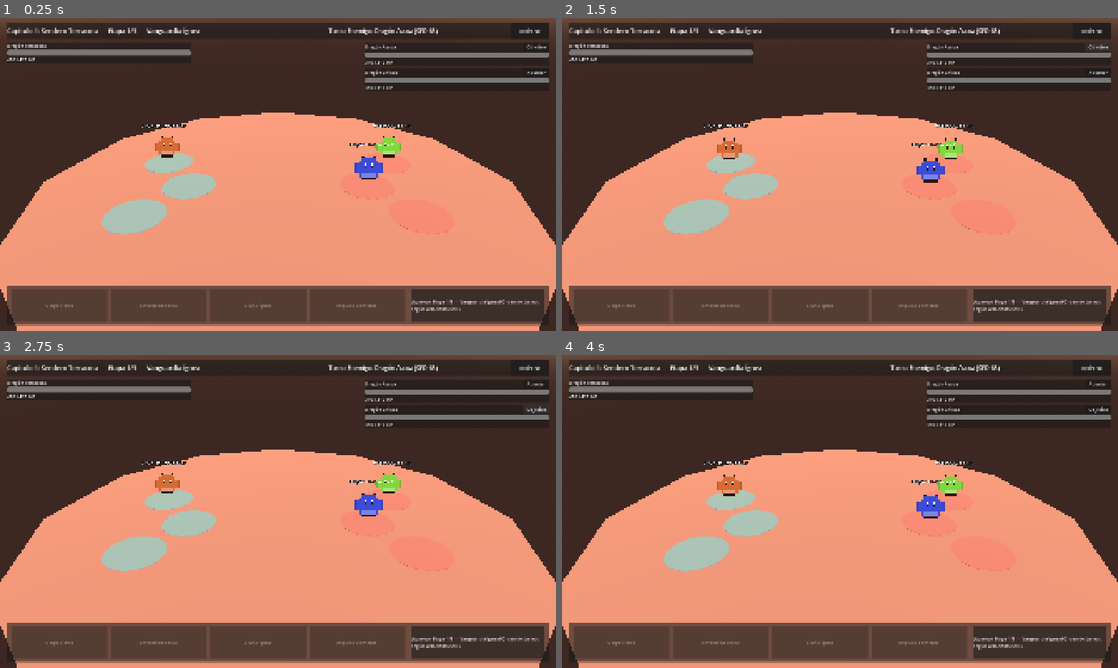
Above: before the commit, frames 1-4 (two rows, left to right).
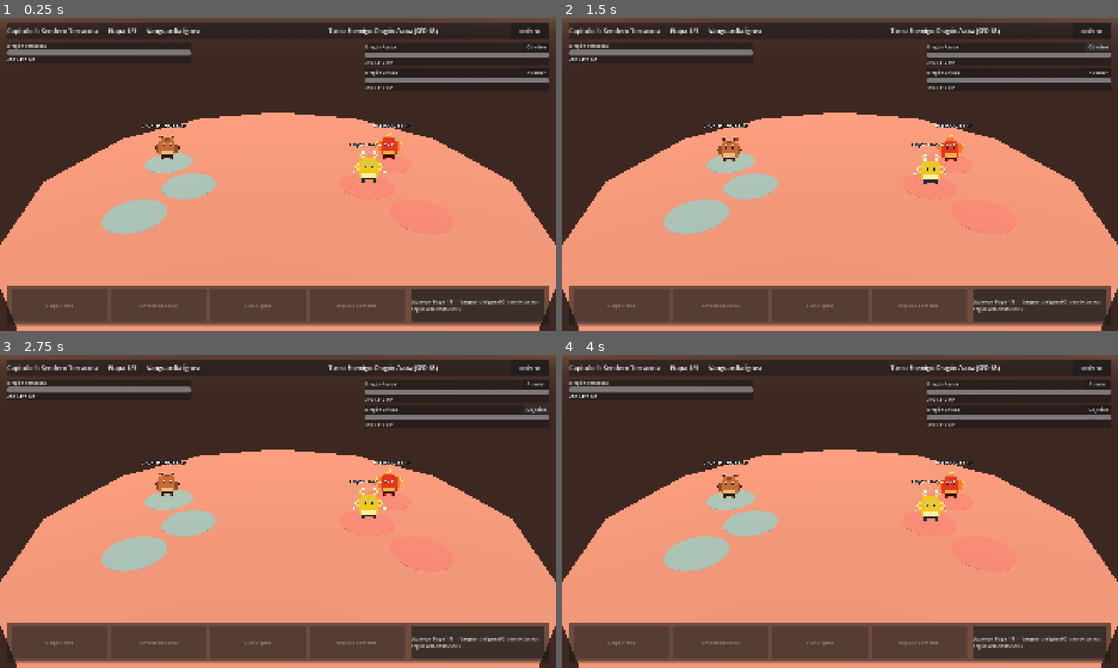
Above: after the commit, the same moments.

Repository: recab535/VJdeRecab
Game: Godot game, scene res://scenes/combat/combat_arena.tscn
Two runs of this game, one before a commit and one after it. Both use one fixed random seed, a clock stepped at 60 frames per second and the inputs below. This scene is started directly instead of the project's main scene.
Inputs (mouse positions are in pixels of both pictures, inside the frame that each line leads up to):
- Up to frame 1 (0.25 s): no input
- Up to frame 2 (1.5 s): click "Retirarse" at 0.5 s; click "Objetivo" at 1.25 s
- Up to frame 3 (2.75 s): click "Apuntar" at 2 s
- Up to frame 4 (4 s): tap Enter at 2.75 s; move the mouse to (812, 574) at 2.77 s; hold Right 2.78-3.5 s; tap Q at 2.85 s; click (812, 574) at 2.92 s; drag from (1006, 558) to (812, 574) at 3.52 s

The runs differ from the first frame. In frame 1, 0.6% of the frame differs, in the area x 27-73%, y 36-53%; in frame 2, 0.6%; in frame 3, 0.6%; in frame 4, 0.6%.

Commit message:
Auto-noche: Tarea 7 - Generador visual procedural para los 8 elementos puros

Diff:
--- a/ESTADO_AGENTES.json
+++ b/ESTADO_AGENTES.json
@@ -13,6 +13,6 @@
     "G1": "Tarea 2: Documentadas en docs/game_design_base.md (Sección 9) las 3 etapas del Capítulo 1 PvE (Sendero Terracota) y recompensas de Oro/Comida/Gemas.",
     "G2": "Tarea 2: Documentada en docs/contrato_datos_godot.md (Sección 5) la matriz 9x9 de multiplicadores_elementales (2.0 crítico, 0.5 resistente, 1.0 neutro).",
     "A1": "Tarea 6: Añadido PanelAlimentar y BtnAlimentar en scenes/main.tscn, interacción 3D de hábitat en habitat_base.tscn/gd, UI de alimentación en hud_basic.gd y conexión en main.gd.",
-    "A2": "Tarea 6: Implementado feed_dragon(dragon_uid), escalado de oro/minuto y estadísticas por nivel/etapa en game_core.gd y actualización visual por nivel en dragon_2d.gd."
+    "A2": "Tarea 7: Ampliado _create_placeholder_pixel_art(id) en scripts/dragons/dragon_2d.gd con paletas y detalles pixel art únicos (cuernos, llamas, aletas, hojas, rayos, cristales, placas metálicas y aura oscura) para los 8 elementos puros (IDs 1..8)."
   }
 }
--- a/scripts/dragons/dragon_2d.gd
+++ b/scripts/dragons/dragon_2d.gd
@@ -62,37 +62,264 @@
 	var img: Image = Image.create(16, 16, false, Image.FORMAT_RGBA8)
 	img.fill(Color(0, 0, 0, 0))
 
-	# Paleta por defecto para Terracota (ID 1) o variación por ID
-	var body_color: Color = Color(0.84, 0.42, 0.22, 1.0) if id == 1 else Color.from_hsv(fmod(id * 0.13, 1.0), 0.72, 0.85, 1.0)
-	var belly_color: Color = body_color.lightened(0.32)
-	var outline: Color = Color(0.18, 0.10, 0.08, 1.0)
-
-	# Silueta pixel art 16x16 simple de dragón
+	var pal: Dictionary = _get_element_palette(id)
+	_draw_base_dragon(img, pal)
+	_draw_element_details(img, id, pal)
+
+	return ImageTexture.create_from_image(img)
+
+
+func _set_px(img: Image, x: int, y: int, col: Color) -> void:
+	if x >= 0 and x < 16 and y >= 0 and y < 16:
+		img.set_pixel(x, y, col)
+
+
+func _get_element_palette(id: int) -> Dictionary:
+	match id:
+		1: # Tierra (Terracota)
+			return {
+				"body": Color(0.78, 0.42, 0.22, 1.0),
+				"belly": Color(0.92, 0.74, 0.50, 1.0),
+				"accent": Color(0.55, 0.30, 0.16, 1.0),
+				"highlight": Color(0.96, 0.85, 0.66, 1.0),
+				"outline": Color(0.20, 0.11, 0.07, 1.0),
+				"eye": Color(1.0, 0.95, 0.80, 1.0),
+			}
+		2: # Fuego
+			return {
+				"body": Color(0.88, 0.22, 0.14, 1.0),
+				"belly": Color(0.98, 0.68, 0.22, 1.0),
+				"accent": Color(1.0, 0.48, 0.10, 1.0),
+				"highlight": Color(1.0, 0.92, 0.35, 1.0),
+				"outline": Color(0.24, 0.06, 0.05, 1.0),
+				"eye": Color(1.0, 0.96, 0.60, 1.0),
+			}
+		3: # Agua
+			return {
+				"body": Color(0.16, 0.52, 0.88, 1.0),
+				"belly": Color(0.68, 0.92, 0.98, 1.0),
+				"accent": Color(0.10, 0.76, 0.86, 1.0),
+				"highlight": Color(0.85, 0.98, 1.0, 1.0),
+				"outline": Color(0.06, 0.16, 0.34, 1.0),
+				"eye": Color(0.95, 1.0, 1.0, 1.0),
+			}
+		4: # Planta
+			return {
+				"body": Color(0.22, 0.68, 0.28, 1.0),
+				"belly": Color(0.76, 0.92, 0.54, 1.0),
+				"accent": Color(0.38, 0.84, 0.32, 1.0),
+				"highlight": Color(0.92, 0.98, 0.68, 1.0),
+				"outline": Color(0.09, 0.24, 0.11, 1.0),
+				"eye": Color(1.0, 0.96, 0.72, 1.0),
+			}
+		5: # Eléctrico
+			return {
+				"body": Color(0.95, 0.78, 0.14, 1.0),
+				"belly": Color(1.0, 0.95, 0.62, 1.0),
+				"accent": Color(1.0, 0.92, 0.28, 1.0),
+				"highlight": Color(1.0, 1.0, 0.88, 1.0),
+				"outline": Color(0.18, 0.16, 0.30, 1.0),
+				"eye": Color(0.40, 0.92, 1.0, 1.0),
+			}
+		6: # Hielo
+			return {
+				"body": Color(0.52, 0.84, 0.98, 1.0),
+				"belly": Color(0.90, 0.97, 1.0, 1.0),
+				"accent": Color(0.32, 0.68, 0.92, 1.0),
+				"highlight": Color(1.0, 1.0, 1.0, 1.0),
+				"outline": Color(0.14, 0.28, 0.44, 1.0),
+				"eye": Color(0.95, 1.0, 1.0, 1.0),
+			}
+		7: # Metal
+			return {
+				"body": Color(0.60, 0.66, 0.74, 1.0),
+				"belly": Color(0.84, 0.88, 0.92, 1.0),
+				"accent": Color(0.40, 0.46, 0.54, 1.0),
+				"highlight": Color(0.96, 0.98, 1.0, 1.0),
+				"outline": Color(0.14, 0.16, 0.20, 1.0),
+				"eye": Color(1.0, 0.55, 0.20, 1.0),
+			}
+		8: # Oscuro
+			return {
+				"body": Color(0.28, 0.15, 0.42, 1.0),
+				"belly": Color(0.50, 0.30, 0.64, 1.0),
+				"accent": Color(0.72, 0.20, 0.78, 1.0),
+				"highlight": Color(0.92, 0.42, 0.88, 1.0),
+				"outline": Color(0.08, 0.04, 0.14, 1.0),
+				"eye": Color(1.0, 0.25, 0.45, 1.0),
+			}
+		_:
+			var base_col: Color = Color.from_hsv(fmod(id * 0.13, 1.0), 0.72, 0.85, 1.0)
+			return {
+				"body": base_col,
+				"belly": base_col.lightened(0.32),
+				"accent": base_col.darkened(0.20),
+				"highlight": base_col.lightened(0.45),
+				"outline": Color(0.16, 0.10, 0.12, 1.0),
+				"eye": Color(1.0, 1.0, 1.0, 1.0),
+			}
+
+
+func _draw_base_dragon(img: Image, pal: Dictionary) -> void:
+	var body_color: Color = pal["body"]
+	var belly_color: Color = pal["belly"]
+	var outline: Color = pal["outline"]
+	var eye_color: Color = pal["eye"]
+
+	# Cuerpo central 16x16
 	for y: int in range(4, 13):
 		for x: int in range(4, 12):
 			if (x == 4 or x == 11) and (y == 4 or y == 12):
 				continue
-			img.set_pixel(x, y, body_color)
+			_set_px(img, x, y, body_color)
 
 	# Borde inferior y vientre
 	for x: int in range(5, 11):
-		img.set_pixel(x, 12, outline)
-		img.set_pixel(x, 10, belly_color)
-		img.set_pixel(x, 11, belly_color)
-
-	# Alas laterales
-	for y: int in range(6, 10):
-		img.set_pixel(2, y, body_color.darkened(0.15))
-		img.set_pixel(3, y, body_color)
-		img.set_pixel(12, y, body_color)
-		img.set_pixel(13, y, body_color.darkened(0.15))
-
-	# Cuernos y ojos
-	img.set_pixel(5, 3, outline)
-	img.set_pixel(10, 3, outline)
-	img.set_pixel(6, 6, Color(1, 1, 1, 1))
-	img.set_pixel(9, 6, Color(1, 1, 1, 1))
-	img.set_pixel(6, 7, outline)
-	img.set_pixel(9, 7, outline)
-
-	return ImageTexture.create_from_image(img)
+		_set_px(img, x, 12, outline)
+		_set_px(img, x, 10, belly_color)
+		_set_px(img, x, 11, belly_color)
+
+	# Patas pequeñas
+	_set_px(img, 5, 13, outline)
+	_set_px(img, 6, 13, body_color.darkened(0.15))
+	_set_px(img, 9, 13, body_color.darkened(0.15))
+	_set_px(img, 10, 13, outline)
+
+	# Ojos
+	_set_px(img, 6, 6, eye_color)
+	_set_px(img, 9, 6, eye_color)
+	_set_px(img, 6, 7, outline)
+	_set_px(img, 9, 7, outline)
+
+
+func _draw_element_details(img: Image, id: int, pal: Dictionary) -> void:
+	var body_color: Color = pal["body"]
+	var accent: Color = pal["accent"]
+	var highlight: Color = pal["highlight"]
+	var outline: Color = pal["outline"]
+
+	match id:
+		1: # Tierra: cuernos robustos y placas rocosas
+			_set_px(img, 4, 3, accent)
+			_set_px(img, 5, 2, highlight)
+			_set_px(img, 5, 3, outline)
+			_set_px(img, 11, 3, accent)
+			_set_px(img, 10, 2, highlight)
+			_set_px(img, 10, 3, outline)
+			for y: int in range(7, 11):
+				_set_px(img, 3, y, accent)
+				_set_px(img, 12, y, accent)
+			_set_px(img, 2, 8, outline)
+			_set_px(img, 13, 8, outline)
+			_set_px(img, 7, 4, accent)
+			_set_px(img, 8, 4, accent)
+		2: # Fuego: cresta y alas de llamas
+			_set_px(img, 7, 2, highlight)
+			_set_px(img, 8, 1, highlight)
+			_set_px(img, 7, 3, accent)
+			_set_px(img, 8, 3, accent)
+			_set_px(img, 6, 3, accent)
+			for y: int in range(5, 10):
+				_set_px(img, 3, y, accent)
+				_set_px(img, 12, y, accent)
+			_set_px(img, 2, 5, highlight)
+			_set_px(img, 2, 7, accent)
+			_set_px(img, 1, 6, highlight)
+			_set_px(img, 13, 5, highlight)
+			_set_px(img, 13, 7, accent)
+			_set_px(img, 14, 6, highlight)
+		3: # Agua: aleta dorsal y aletas laterales/cola
+			_set_px(img, 7, 2, highlight)
+			_set_px(img, 8, 2, accent)
+			_set_px(img, 7, 3, accent)
+			_set_px(img, 8, 3, accent)
+			for y: int in range(6, 11):
+				_set_px(img, 2, y, accent)
+				_set_px(img, 3, y, highlight if y == 6 else body_color)
+				_set_px(img, 13, y, accent)
+				_set_px(img, 12, y, highlight if y == 6 else body_color)
+			_set_px(img, 1, 7, highlight)
+			_set_px(img, 1, 9, accent)
+			_set_px(img, 14, 7, highlight)
+			_set_px(img, 14, 9, accent)
+		4: # Planta: brote de hojas en cabeza y alas foliáceas
+			_set_px(img, 7, 3, outline)
+			_set_px(img, 8, 3, outline)
+			_set_px(img, 6, 2, accent)
+			_set_px(img, 5, 2, highlight)
+			_set_px(img, 9, 2, accent)
+			_set_px(img, 10, 2, highlight)
+			for y: int in range(6, 10):
+				_set_px(img, 3, y, accent)
+				_set_px(img, 12, y, accent)
+			_set_px(img, 2, 6, highlight)
+			_set_px(img, 2, 7, accent)
+			_set_px(img, 1, 7, highlight)
+			_set_px(img, 13, 6, highlight)
+			_set_px(img, 13, 7, accent)
+			_set_px(img, 14, 7, highlight)
+		5: # Eléctrico: orejas/rayos en zigzag y chispas
+			_set_px(img, 5, 3, highlight)
+			_set_px(img, 4, 2, accent)
+			_set_px(img, 5, 1, highlight)
+			_set_px(img, 10, 3, highlight)
+			_set_px(img, 11, 2, accent)
+			_set_px(img, 10, 1, highlight)
+			_set_px(img, 3, 6, accent)
+			_set_px(img, 2, 7, highlight)
+			_set_px(img, 3, 8, accent)
+			_set_px(img, 1, 9, highlight)
+			_set_px(img, 12, 6, accent)
+			_set_px(img, 13, 7, highlight)
+			_set_px(img, 12, 8, accent)
+			_set_px(img, 14, 9, highlight)
+		6: # Hielo: cristales afilados en corona y alas
+			_set_px(img, 6, 3, highlight)
+			_set_px(img, 7, 2, highlight)
+			_set_px(img, 8, 1, highlight)
+			_set_px(img, 9, 3, accent)
+			_set_px(img, 3, 5, highlight)
+			_set_px(img, 2, 6, accent)
+			_set_px(img, 3, 7, highlight)
+			_set_px(img, 2, 8, highlight)
+			_set_px(img, 12, 5, highlight)
+			_set_px(img, 13, 6, accent)
+			_set_px(img, 12, 7, highlight)
+			_set_px(img, 13, 8, highlight)
+		7: # Metal: placas metálicas angulares y cresta blindada
+			_set_px(img, 6, 3, outline)
+			_set_px(img, 7, 3, highlight)
+			_set_px(img, 8, 3, highlight)
+			_set_px(img, 9, 3, outline)
+			_set_px(img, 7, 2, accent)
+			_set_px(img, 8, 2, highlight)
+			for y: int in range(6, 10):
+				_set_px(img, 3, y, highlight if y == 6 else accent)
+				_set_px(img, 2, y, outline if y == 9 else highlight)
+				_set_px(img, 12, y, highlight if y == 6 else accent)
+				_set_px(img, 13, y, outline if y == 9 else highlight)
+		8: # Oscuro: cuernos curvos, alas sombrías y aura oscura
+			_set_px(img, 5, 3, outline)
+			_set_px(img, 4, 2, outline)
+			_set_px(img, 4, 1, accent)
+			_set_px(img, 10, 3, outline)
+			_set_px(img, 11, 2, outline)
+			_set_px(img, 11, 1, accent)
+			for y: int in range(6, 10):
+				_set_px(img, 3, y, outline)
+				_set_px(img, 2, y, accent if y % 2 == 0 else outline)
+				_set_px(img, 12, y, outline)
+				_set_px(img, 13, y, accent if y % 2 == 0 else outline)
+			# Partículas de aura oscura alrededor
+			_set_px(img, 1, 4, Color(0.58, 0.18, 0.78, 0.75))
+			_set_px(img, 14, 4, Color(0.58, 0.18, 0.78, 0.75))
+			_set_px(img, 1, 11, Color(0.45, 0.12, 0.65, 0.65))
+			_set_px(img, 14, 11, Color(0.45, 0.12, 0.65, 0.65))
+		_:
+			for y: int in range(6, 10):
+				_set_px(img, 2, y, body_color.darkened(0.15))
+				_set_px(img, 3, y, body_color)
+				_set_px(img, 12, y, body_color)
+				_set_px(img, 13, y, body_color.darkened(0.15))
+			_set_px(img, 5, 3, outline)
+			_set_px(img, 10, 3, outline)
Not shown, changed: ROADMAP_AUTO.md
